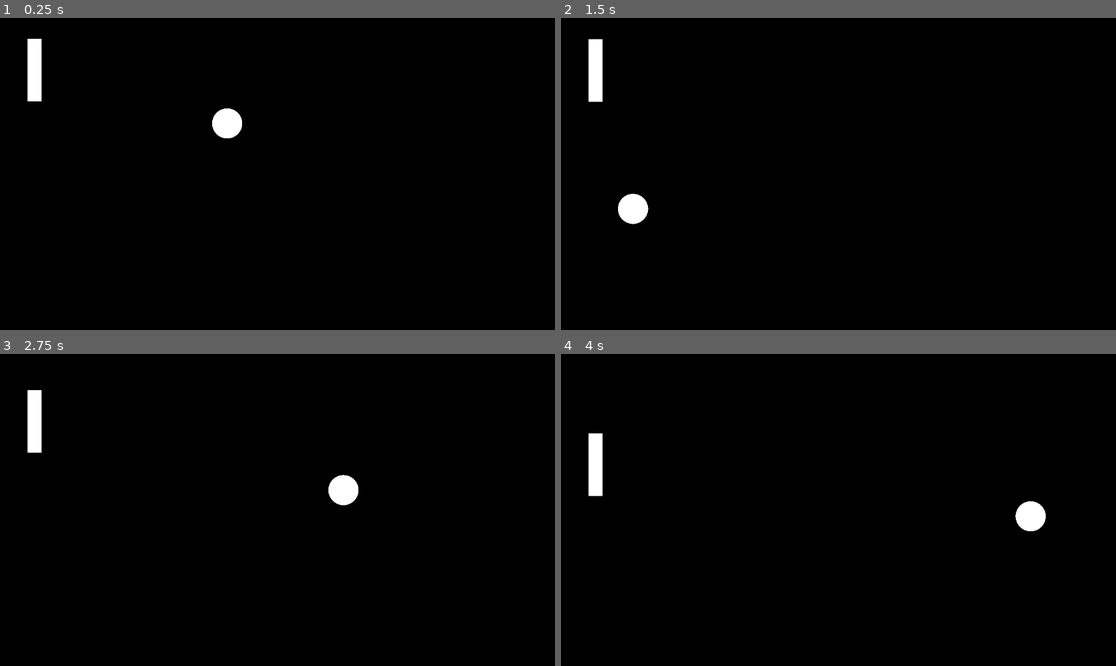
Above: before the commit, frames 1-4 (two rows, left to right).
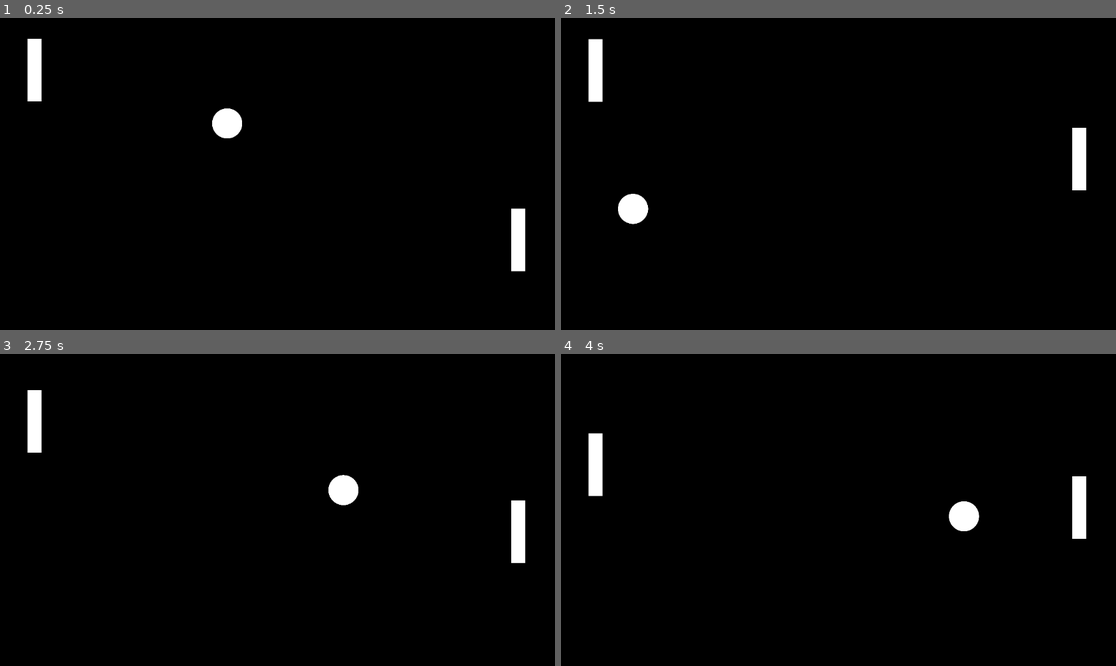
Above: after the commit, the same moments.

Repository: esotericenderman/godot-pong
Game: Godot game, scene res://scenes/pong.tscn
Same seed, same stepped clock (60 frames per second), same inputs: the game is played once before the commit and once after it.
Inputs:
- Up to frame 1 (0.25 s): no input
- Up to frame 2 (1.5 s): hold Up (ui_up) 0.53-1.28 s; hold Down (ui_down) from 1.28 s (still down)
- Up to frame 3 (2.75 s): release Down (ui_down) at 2.03 s; hold Up (ui_up) from 2.03 s (still down)
- Up to frame 4 (4 s): release Up (ui_up) at 3.53 s; hold Down (ui_down) from 3.53 s (still down)

The runs differ from the first frame. In frame 1, 0.5% of the frame differs, in the area x 92-95%, y 61-82%; in frame 2, 0.5%; in frame 3, 0.5%; in frame 4, 1.4%, in the area x 69-95%, y 39-60%.

Commit message:
Add computer player

Diff:
--- a/scenes/pong.tscn
+++ b/scenes/pong.tscn
@@ -66,6 +66,24 @@
 scale = Vector2(29, 130)
 texture = SubResource("CanvasTexture_pne15")
 
+[node name="RightPaddle" type="RigidBody2D" parent="."]
+position = Vector2(1075, 525)
+mass = 10.0
+physics_material_override = SubResource("PhysicsMaterial_enhog")
+gravity_scale = 0.0
+lock_rotation = true
+linear_damp = 10.0
+script = ExtResource("4_x4vja")
+metadata/computer = true
+
+[node name="Collision" type="CollisionShape2D" parent="RightPaddle"]
+scale = Vector2(7.2, 7.2)
+shape = SubResource("RectangleShape2D_inhci")
+
+[node name="Sprite" type="Sprite2D" parent="RightPaddle"]
+scale = Vector2(29, 130)
+texture = SubResource("CanvasTexture_pne15")
+
 [node name="Ball" type="RigidBody2D" parent="."]
 position = Vector2(0, 1)
 physics_material_override = SubResource("PhysicsMaterial_8pjfs")
--- a/scripts/ball.gd
+++ b/scripts/ball.gd
@@ -7,6 +7,9 @@
 
 	var width = parent.texture.get_size().x * parent.scale.x
 	var height = parent.texture.get_size().y * parent.scale.x
+
+	print("Background width: " + str(width))
+	print("Background height: " + str(height))
 
 	self.position = Vector2(width / 2, height / 2)
 
--- a/scripts/paddle.gd
+++ b/scripts/paddle.gd
@@ -36,11 +36,17 @@
 
 
 func _process(delta: float) -> void:
-	print("Resetting x: " + str(starting_x))
-
 	self.position.x = starting_x
 	collider.position.x = collider_starting_x
 	sprite.position.x = sprite_staring_x
+
+	var is_computer = get_meta("computer")
+
+	print("Paddle is computer: " + str(is_computer))
+
+	if (is_computer):
+		computer_move()
+		return
 
 	var direction: Vector2
 
@@ -58,3 +64,23 @@
 	self.apply_force(force)
 
 	pass
+
+func computer_move():
+	var ball = get_parent().get_node("Ball") as RigidBody2D
+
+	var target_y = ball.position.y
+	var current_y = self.position.y
+
+	var direction: Vector2
+	if (target_y > current_y):
+		direction = Vector2(0, 1)
+	elif (target_y < current_y):
+		direction = Vector2(0, -1)
+	else:
+		return
+
+	var force = 45000 * direction
+
+	self.apply_force(force)
+
+	pass
